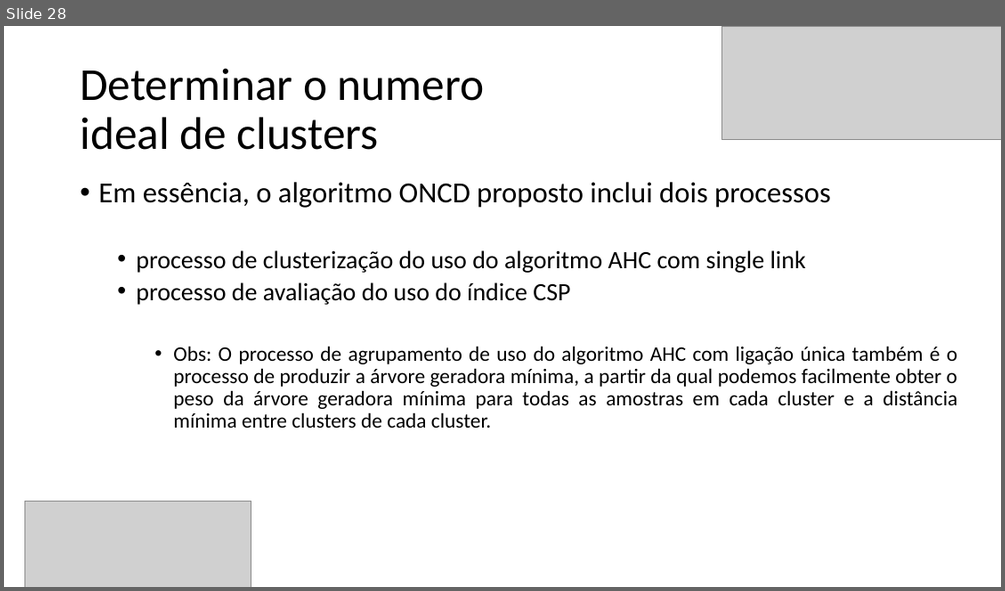
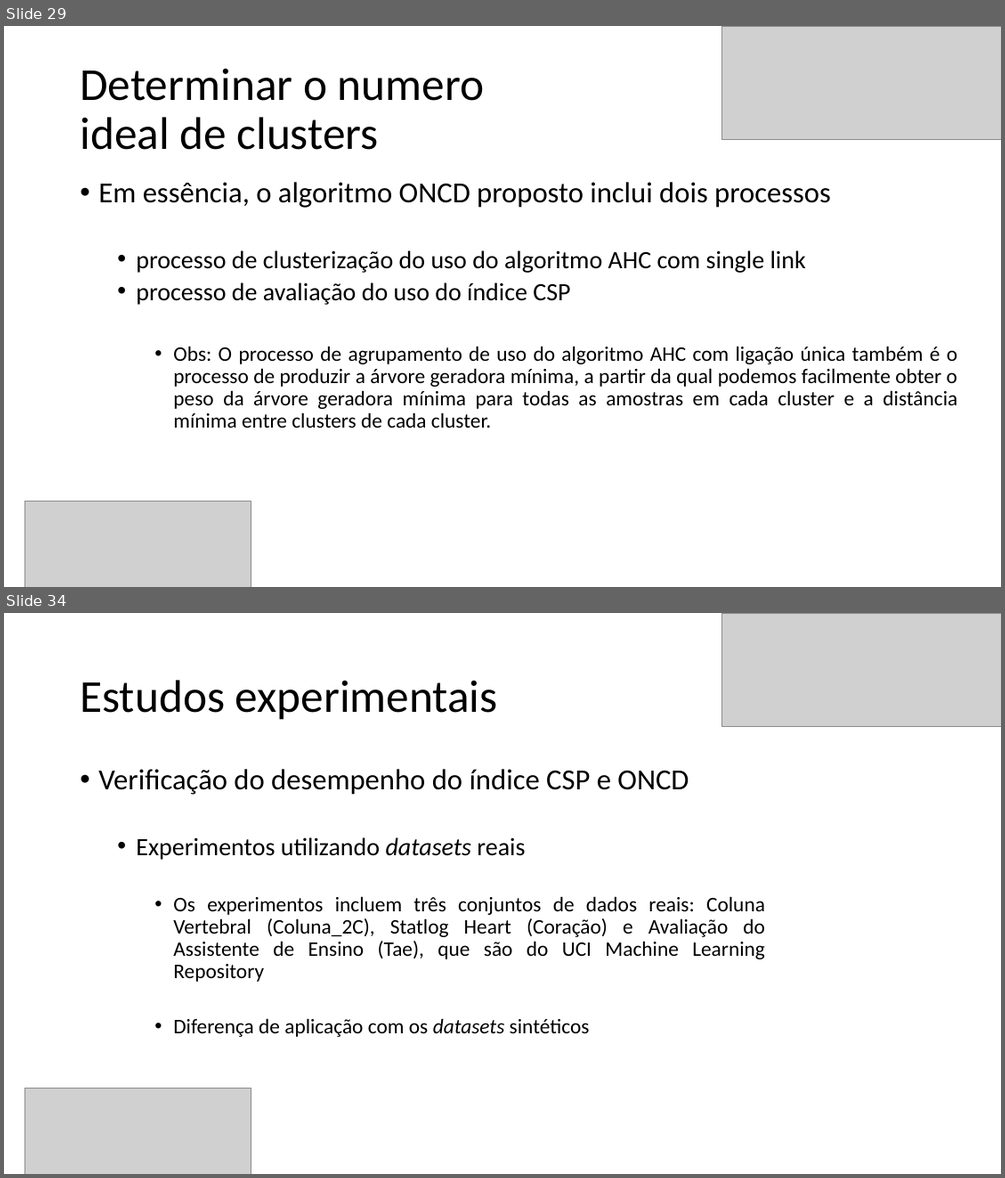
Before and after one commit to Marcio-Salmazo/PRT_Agrupamento, a slide deck: Seminario/optimal clusters - SLIDES.pptx. Shown one above the other, each under a label of ours: slide 28 before the commit, slides 29 and 34 after it; the slides between them are not shown. The pictures are 1005x591 and 1005x1178 pixels, drawn with LibreOffice and Linux fonts; fonts in the diff are those of the drawing; grey boxes stand for pictures. Boxes give left, top, right and bottom in pixels: in the first picture for what was removed or moved away, otherwise in the second. Text is boxed around its words. In the diff, an @@ line names an element or a change of style, - is before the commit and + after.

```diff
--- a/Seminario/optimal clusters - SLIDES.pptx
+++ b/Seminario/optimal clusters - SLIDES.pptx
@@ slide 34 added at (x1=4, y1=613, x2=1001, y2=1174), background #FFFFFF @@
@@ picture added at (x1=722, y1=613, x2=1001, y2=727) @@
@@ title added at (x1=80, y1=680, x2=498, y2=720), 44 pt, text #000000 @@
+Estudos experimentais
@@ text added at (x1=98, y1=769, x2=765, y2=1037), 20 pt, text #000000 @@
+• Verificação do desempenho do índice CSP e ONCD
+  • Experimentos utilizando datasets reais
+    • Os experimentos incluem três conjuntos de dados reais: Coluna Vertebral (Coluna_2C), Statlog Heart (Coração) e Avaliação do Assistente de Ensino (Tae), que são do UCI Machine Learning Repository
+    • Diferença de aplicação com os datasets sintéticos
@@ picture added at (x1=25, y1=1088, x2=251, y2=1174) @@
@@ what was slide 28 is now slide 29 @@
```
Also in this commit, not shown: 1 slide changed, 8 other slides added, 1 slide removed.
